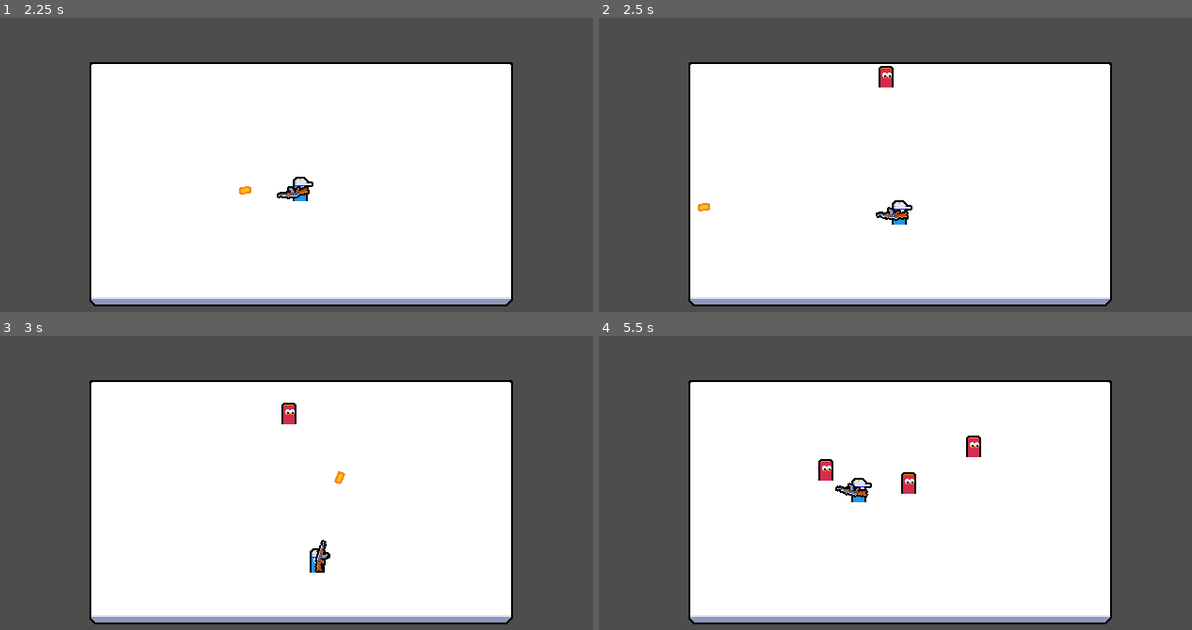
Above: before the commit, frames 1-4 (two rows, left to right).
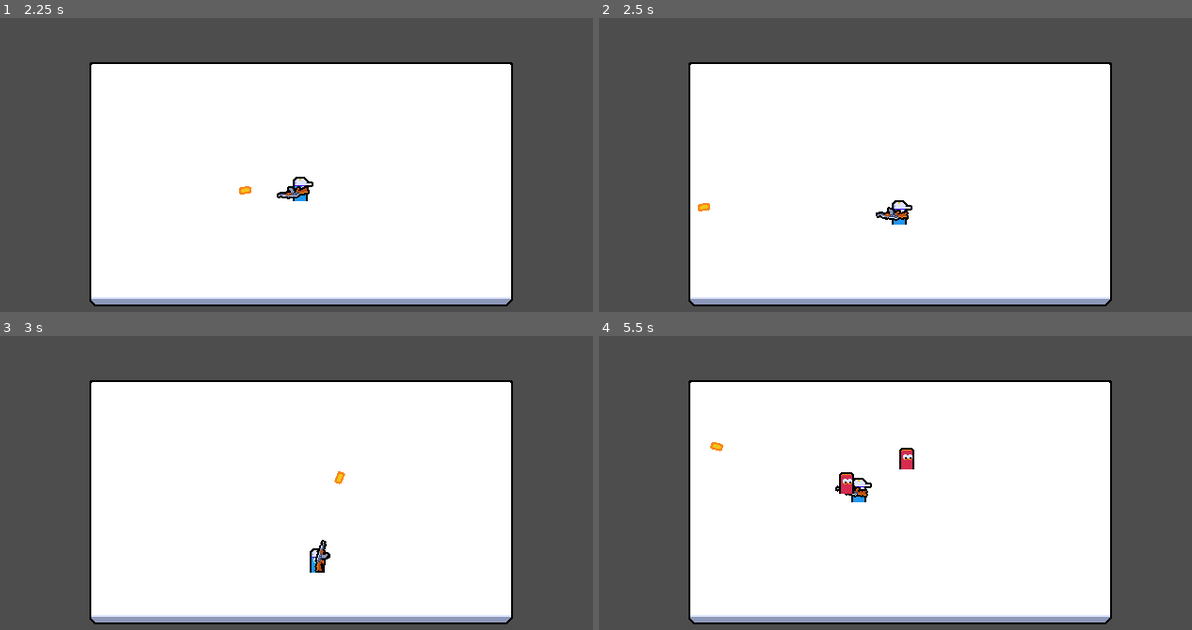
Above: after the commit, the same moments.

Repository: mpowell773/Godot_Multiplayer_Tut
Game: Godot game, scene res://ui/main_menu/main_menu.tscn
The game is run twice, just before and just after one commit, with the same random seed, the same clock (stepped at 60 frames per second) and the same inputs.
Inputs (mouse positions are in pixels of both pictures, inside the frame that each line leads up to):
- Up to frame 1 (2.25 s): tap Enter at 0.5 s; move the mouse to (432, 162) at 0.52 s; press the mouse at (432, 162) at 0.53 s; hold D (move_right) 0.53-1.25 s; release the mouse at (432, 162) at 1.25 s; click "Host" at 1.25 s; tap Space at 2 s; move the mouse to (177, 197) at 2.02 s; hold S (move_down) from 2.03 s (still down); click (177, 197) at 2.1 s
- Up to frame 2 (2.5 s): keep holding S (move_down)
- Up to frame 3 (3 s): move the mouse to (361, 424) at 2.77 s; release S (move_down) at 2.78 s; press the mouse at (361, 424) at 2.78 s; hold D (move_right) from 2.78 s (still down)
- Up to frame 4 (5.5 s): move the mouse to (871, 565) at 3.52 s; release D (move_right) at 3.53 s; release the mouse at (871, 565) at 3.53 s; hold W (move_up) 3.53-4.28 s; click (871, 565) at 3.6 s; move the mouse to (1079, 547) at 4.27 s; press the mouse at (1079, 547) at 4.28 s; hold A (move_left) from 4.28 s (still down); move the mouse to (717, 447) at 5.02 s; release the mouse at (717, 447) at 5.03 s; click (717, 447) at 5.1 s

Frame 1 is identical in both runs. In frame 2, 0.2% of the frame differs, in the area x 47-50%, y 16-24%; in frame 3, 0.2%; in frame 4, 1.0%, in the area x 18-65%, y 33-54%.

Commit message:
Add round system for enemy spawning

Diff:
--- a/manager/enemy_manager.gd
+++ b/manager/enemy_manager.gd
@@ -1,14 +1,35 @@
 extends Node
+
+const ROUND_BASE_TIME: int = 10
+const ROUND_GROWTH: int = 5
+const BASE_ENEMY_SPAWN_TIME := 2.0
+const ENEMY_SPAWN_TIME_GROWTH := -0.15
 
 @export var enemy_scene: PackedScene
 @export var enemy_spawn_root: Node
 @export var spawn_rect: ReferenceRect
 
+var round_count: int = 0
+
 @onready var spawn_interval_timer: Timer = $SpawnIntervalTimer
+@onready var round_timer: Timer = $RoundTimer
 
 
 func _ready() -> void:
 	spawn_interval_timer.timeout.connect(_on_spawn_interval_timer_timeout)
+	round_timer.timeout.connect(_on_round_timer_timeout)
+
+	begin_round()
+
+
+func begin_round() -> void:
+	round_count += 1
+	round_timer.wait_time = ROUND_BASE_TIME + ((round_count - 1) * ROUND_GROWTH)
+	round_timer.start()
+
+	spawn_interval_timer.wait_time = BASE_ENEMY_SPAWN_TIME +\
+		 ((round_count - 1) * ENEMY_SPAWN_TIME_GROWTH)
+	spawn_interval_timer.start()
 
 
 func get_random_spawn_position() -> Vector2:
@@ -28,3 +49,10 @@
 func _on_spawn_interval_timer_timeout() -> void:
 	if is_multiplayer_authority():
 		spawn_enemy()
+		spawn_interval_timer.start()
+
+
+func _on_round_timer_timeout() -> void:
+	if is_multiplayer_authority():
+		spawn_interval_timer.stop()
+		print("round over")
--- a/manager/enemy_manager.tscn
+++ b/manager/enemy_manager.tscn
@@ -8,4 +8,7 @@
 enemy_scene = ExtResource("2_46ilc")
 
 [node name="SpawnIntervalTimer" type="Timer" parent="." unique_id=754316653]
-autostart = true
+one_shot = true
+
+[node name="RoundTimer" type="Timer" parent="." unique_id=738476314]
+one_shot = true
